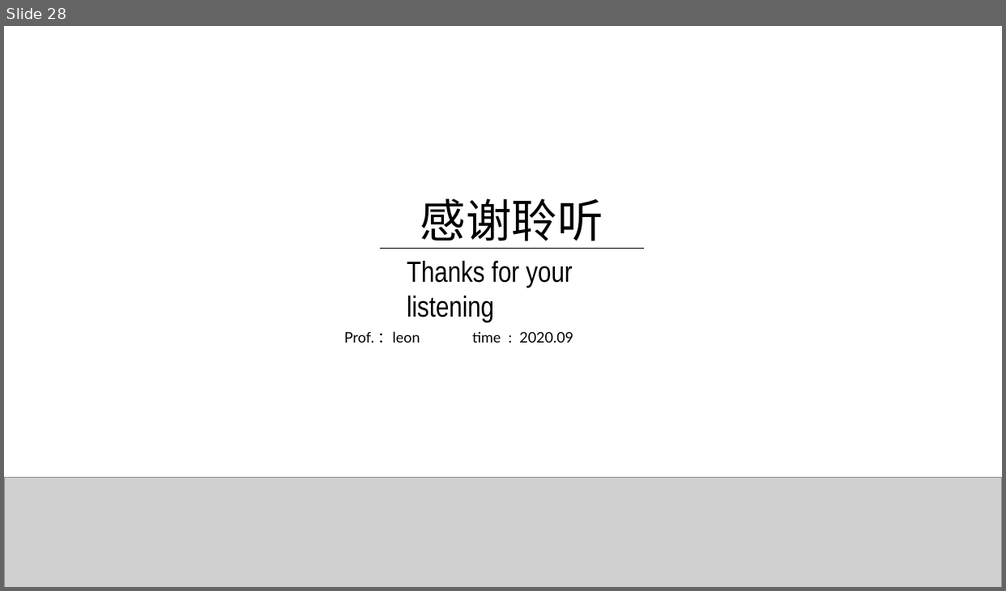
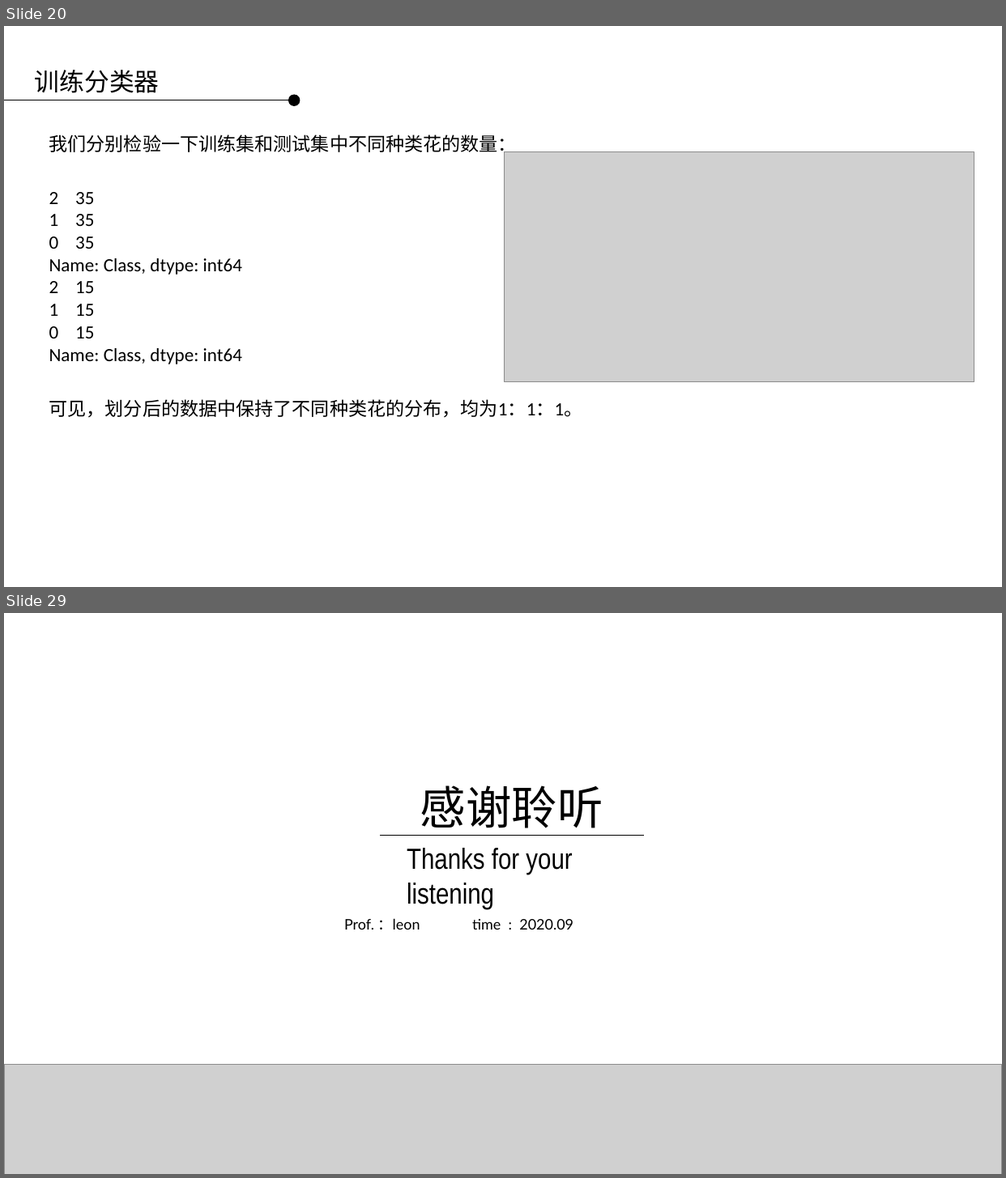
Before and after one commit to applepip/Big_Data, a slide deck: 产品大数据分析与建模/大数据分析与建模 第二讲.pptx. Shown one above the other, each under a label of ours: slide 28 before the commit, slides 20 and 29 after it; the slides between them are not shown. The pictures are 1006x591 and 1006x1178 pixels, drawn with LibreOffice and Linux fonts; fonts in the diff are those of the drawing; grey boxes stand for pictures; background and template pictures are left out. Boxes give left, top, right and bottom in pixels: in the first picture for what was removed or moved away, otherwise in the second. Text is boxed around its words. In the diff, an @@ line names an element or a change of style, - is before the commit and + after.

Commit message:
大数据第二讲建模与python代码实践

```diff
--- a/产品大数据分析与建模/大数据分析与建模 第二讲.pptx
+++ b/产品大数据分析与建模/大数据分析与建模 第二讲.pptx
@@ slide 20 added at (4, 26, 1002, 587), background picture (left out) @@
@@ text added at (35, 70, 160, 93), 24 pt, text #000000 @@
+训练分类器
@@ ellipse added at (288, 95, 300, 107), fill #000000 @@
@@ line added from (4, 100) to (288, 100), #000000 0.75 pt @@
@@ text added at (49, 135, 517, 156), 18 pt, text #000000 @@
+我们分别检验一下训练集和测试集中不同种类花的数量：
@@ picture added at (504, 152, 974, 382) @@
@@ text added at (49, 192, 242, 365), 18 pt, text #000000 @@
+2 35
+1 35
+0 35
+Name: Class, dtype: int64
+2 15
+1 15
+0 15
+Name: Class, dtype: int64
@@ text added at (49, 399, 583, 418), 18 pt, text #000000 @@
+可见，划分后的数据中保持了不同种类花的分布，均为1：1：1。
@@ what was slide 28 is now slide 29 @@
```
Also in this commit, not shown: 1 slide changed, 25 other slides added, 25 slides removed, 2 other files.
